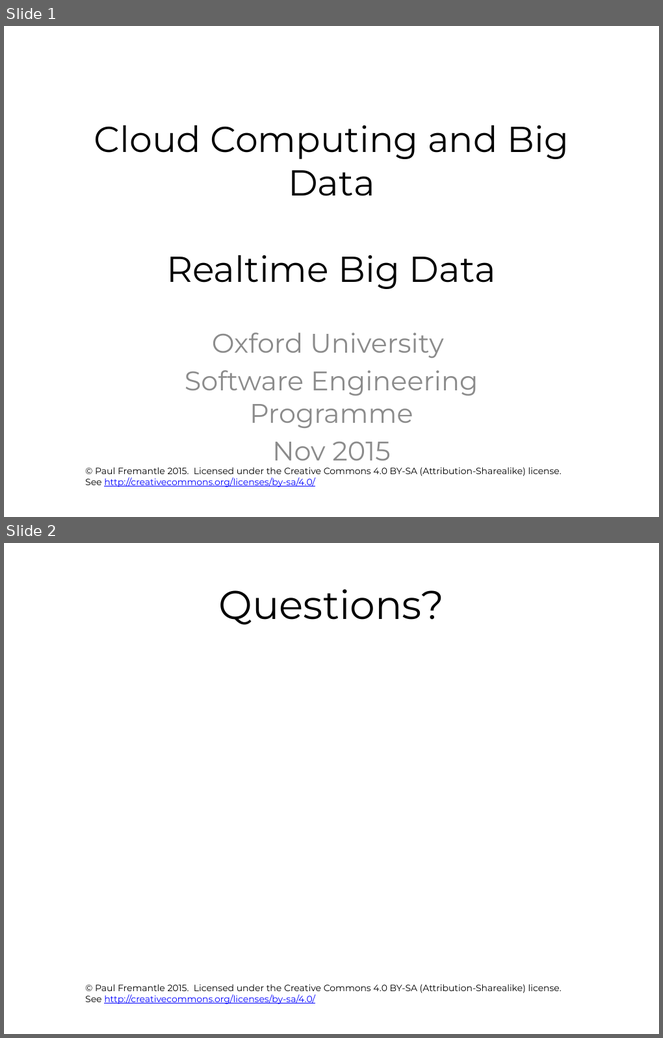
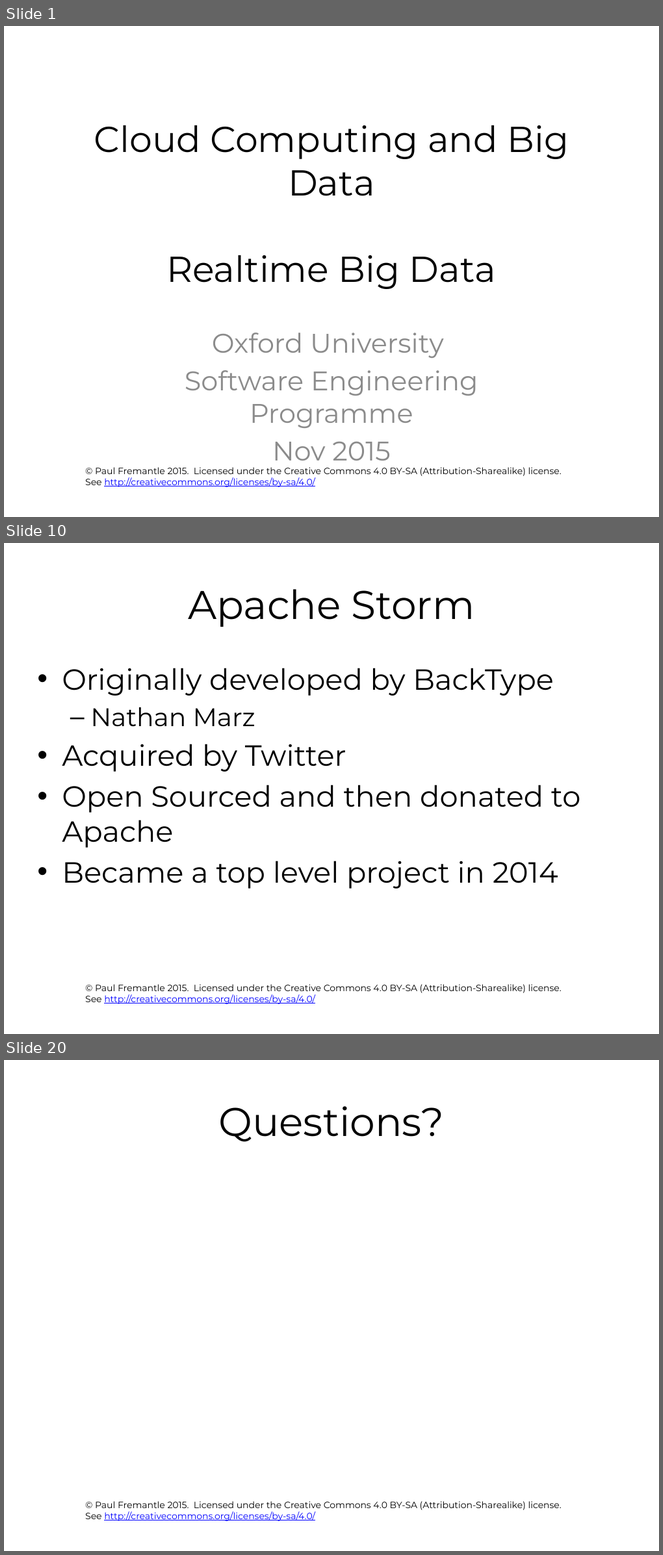
Before and after one commit to pzfreo/ox-clo, a slide deck: pres-source/11-realtime-bigdata.pptx. Shown one above the other, each under a label of ours: slides 1 and 2 before the commit, slides 1, 10 and 20 after it; the slides between them are not shown. The pictures are 663x1038 and 663x1555 pixels, drawn with LibreOffice and Linux fonts; fonts in the diff are those of the drawing; background and template pictures are left out. Boxes give left, top, right and bottom in pixels: in the first picture for what was removed or moved away, otherwise in the second. Text is boxed around its words. In the diff, an @@ line names an element or a change of style, - is before the commit and + after.

```diff
--- a/pres-source/11-realtime-bigdata.pptx
+++ b/pres-source/11-realtime-bigdata.pptx
@@ slide 10 added at [4,543,659,1034], background #FFFFFF; not listed: 1 template element that a slide beside it also shows @@
@@ title added at [188,589,475,627], 44 pt, text #000000 @@
+Apache Storm
@@ text added at [62,668,581,889], 32 pt, text #000000 @@
+• Originally developed by BackType
+  – Nathan Marz
+• Acquired by Twitter
+• Open Sourced and then donated to Apache
+• Became a top level project in 2014
@@ what was slide 2 is now slide 20 @@
```
Also in this commit, not shown: 17 other slides added.
